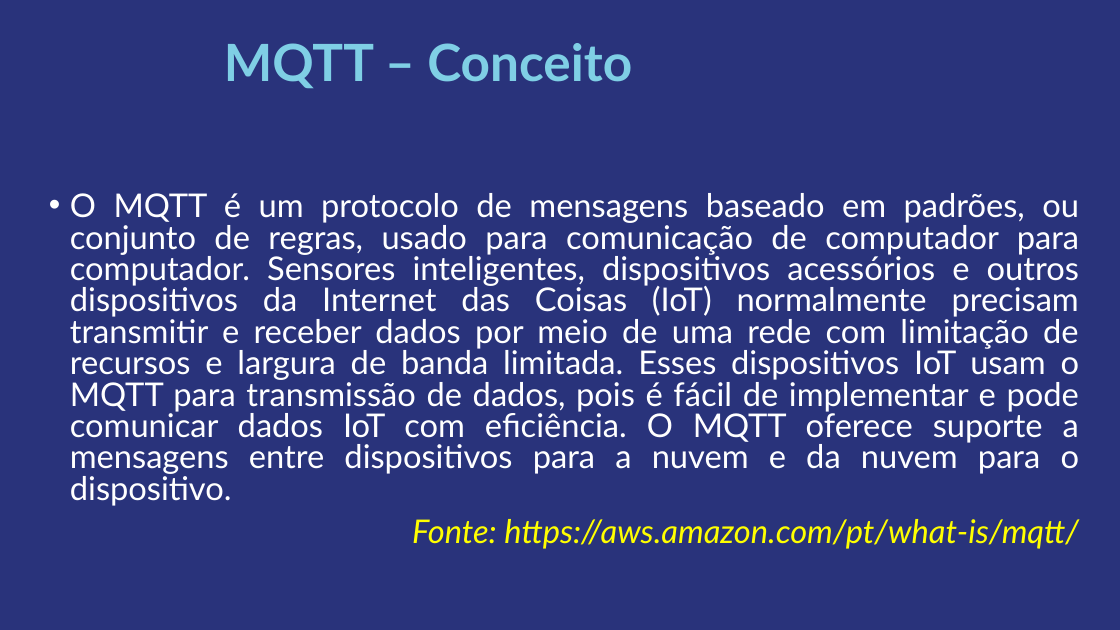
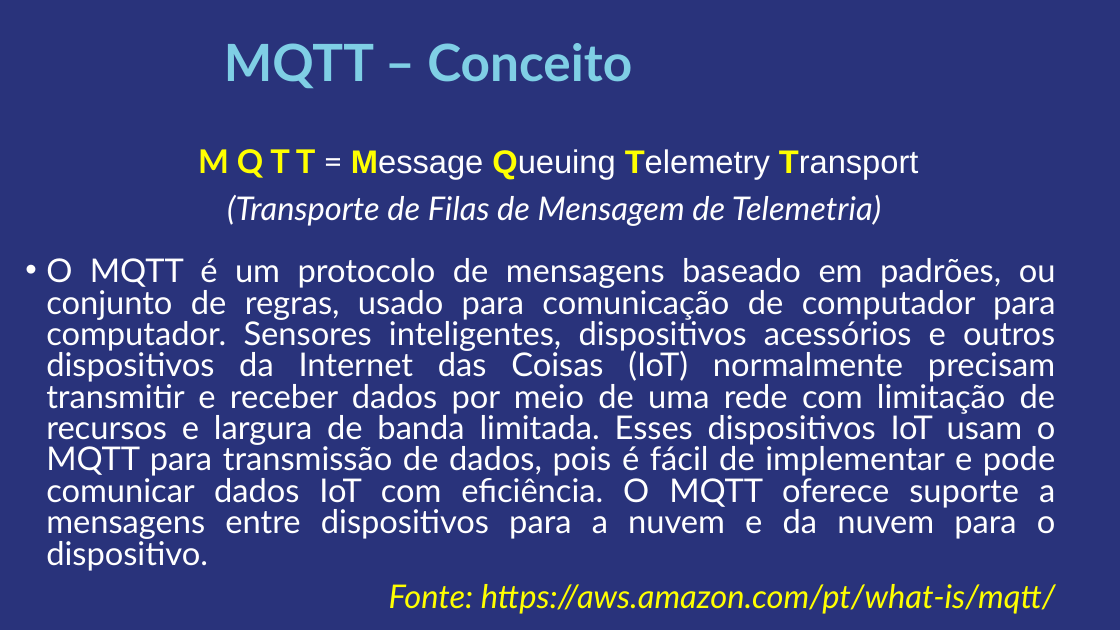
Before and after one commit to aterroso/SemanaMQTT, a slide deck: slide 5 of PalestraMQTT.pptx. Drawn at 1120x630 pixels with LibreOffice and Linux fonts; fonts in the diff are those of the drawing; background and template pictures are left out. Boxes give left, top, right and bottom in pixels: in the first picture for what was removed or moved away, otherwise in the second. Text is boxed around its words. In the diff, an @@ line names an element or a change of style, - is before the commit and + after.

```diff
--- a/PalestraMQTT.pptx
+++ b/PalestraMQTT.pptx
@@ text added at [198, 149, 919, 226], 28 pt, text #FFFFFF, italic @@
+M Q T T = Message Queuing Telemetry Transport
+(Transporte de Filas de Mensagem de Telemetria)
@@ text "O MQTT é um protocolo ...": place and size @@
-text "O MQTT é um protocolo ..." at [70, 193, 1080, 549]
+text "O MQTT é um protocolo ..." at [46, 258, 1056, 614]
```
Also in this commit, not shown: 2 other slides changed.
